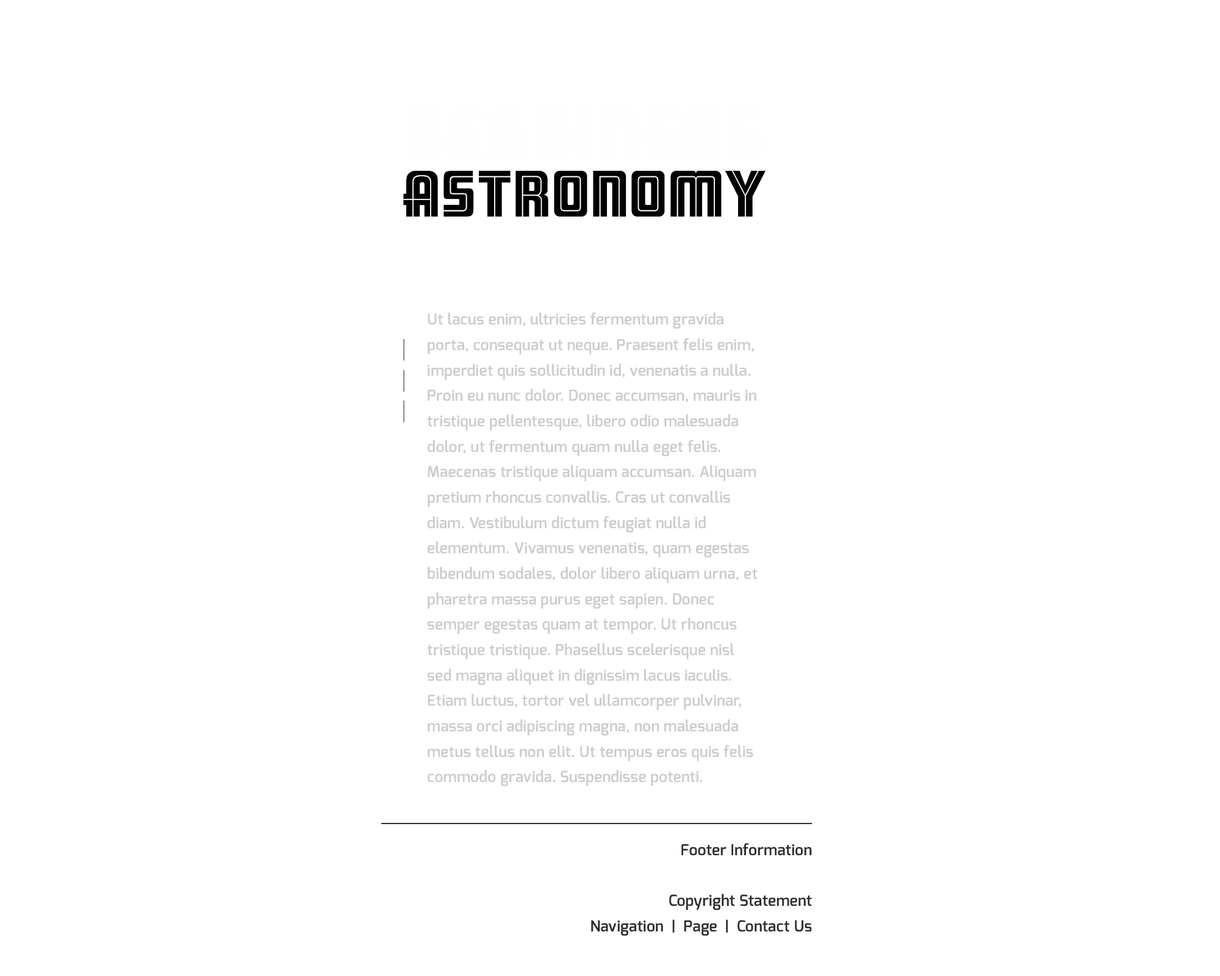
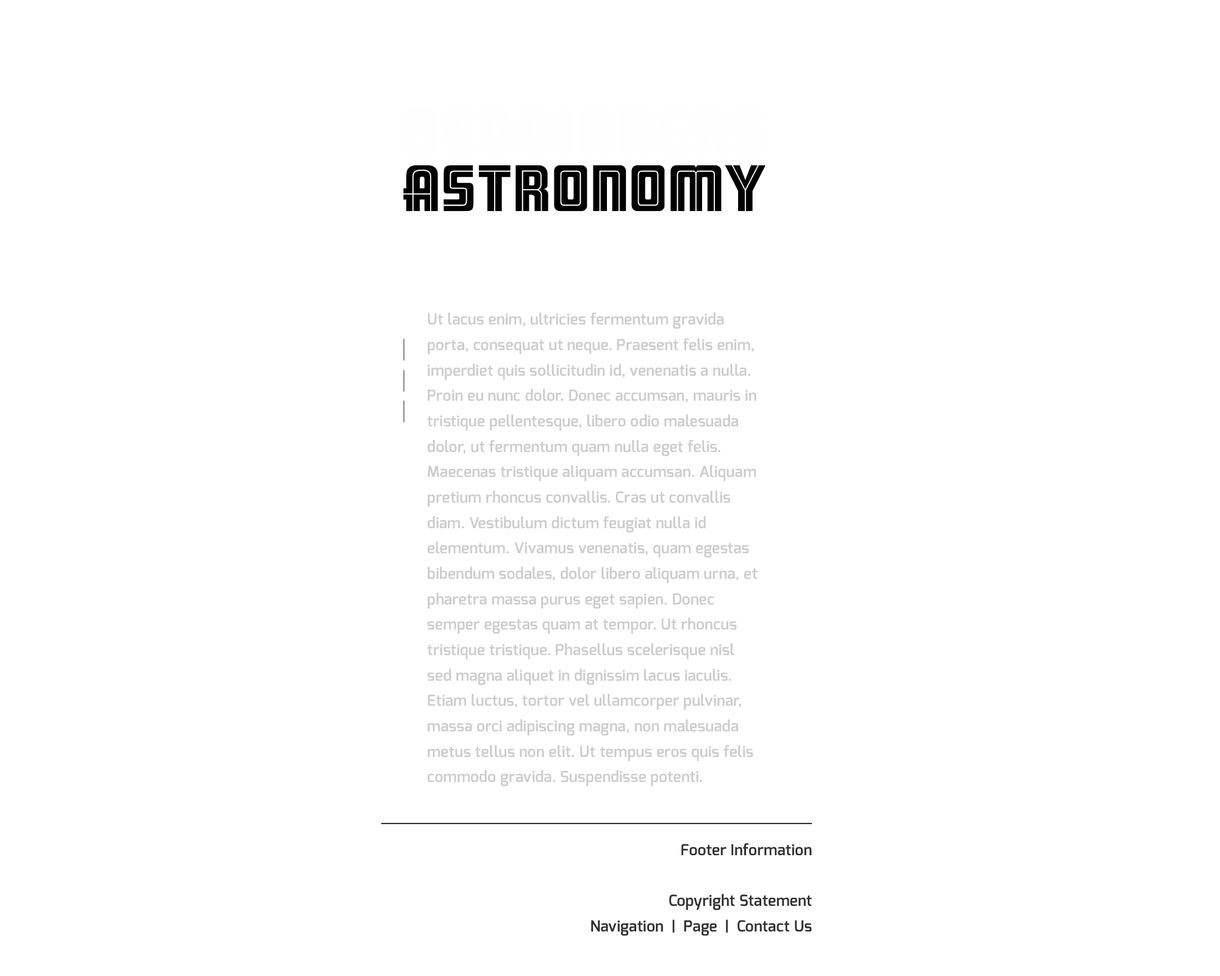
Layer changes from the first 1220px x 976px image to the second:
renamed "Begginers Astronomy" to "Begginners Astronomy", painted on it over left=403, top=165, right=766, bottom=217
